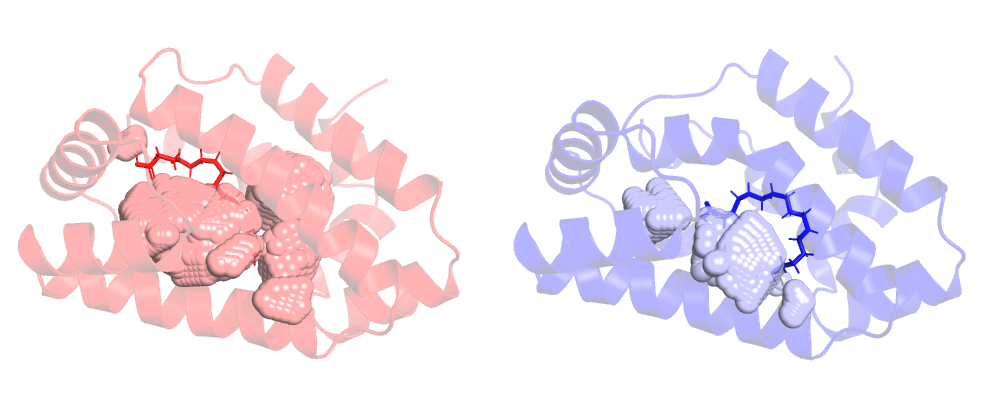
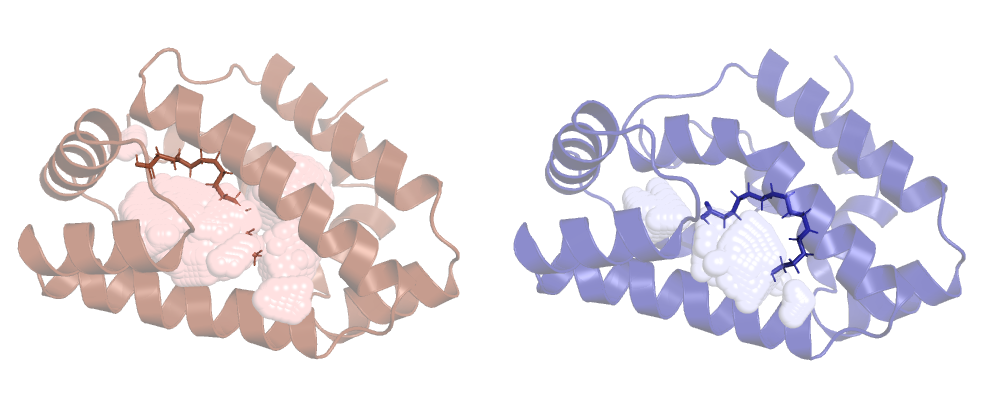
Layers edited between the first and the second 1000x400 image:
renamed "dynamics_lig_hv.png" to "Pasted Layer #1", moved it above "Pasted Layer", painted on it over box(17, 47, 460, 360)
painted on "Pasted Layer" over box(513, 48, 966, 361)
